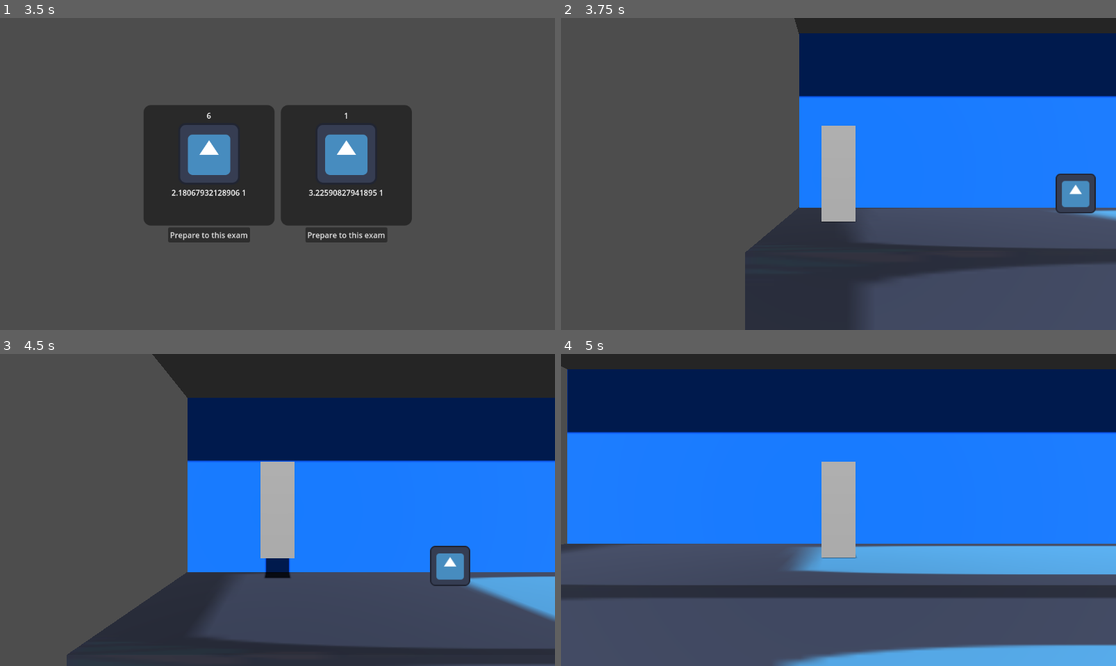
Above: before the commit, frames 1-4 (two rows, left to right).
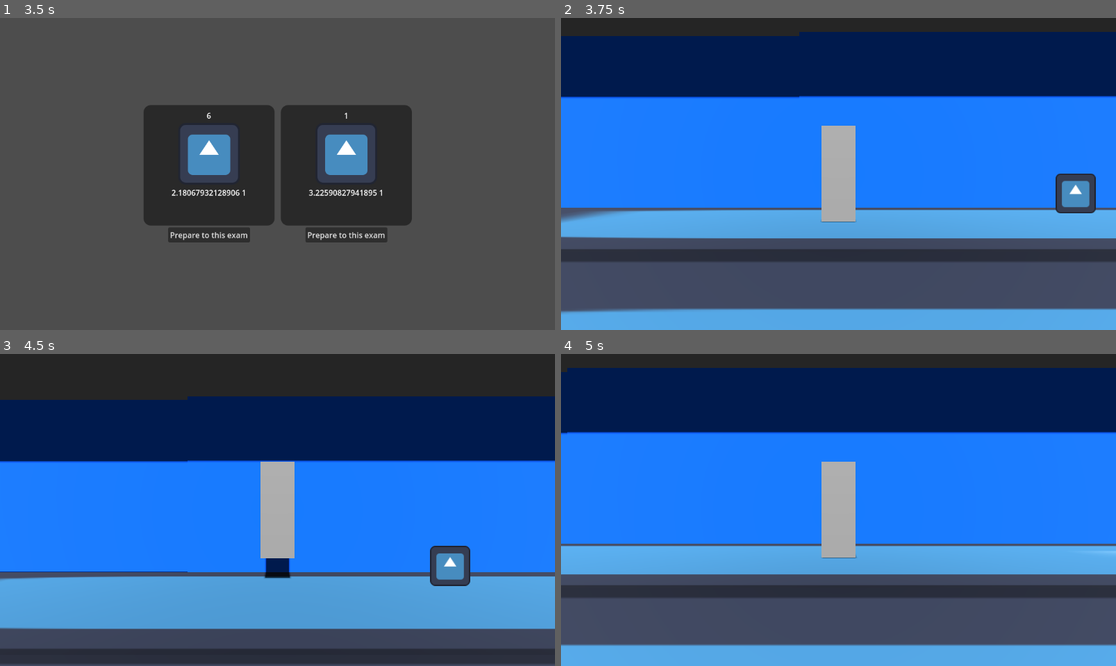
Above: after the commit, the same moments.

Repository: sudo-m3z1m/MakeItBeforeTheTest
Game: Godot game, scene res://Prefabs/UI/main_manu.tscn
The game is run twice, just before and just after one commit, with the same random seed, the same clock (stepped at 60 frames per second) and the same inputs. The engine's default icon, where the game draws it, is replaced by a stand-in: a white triangle on a blue panel in a dark square.
Inputs:
- Up to frame 1 (3.5 s): click "Play!" at 0.5 s; click "Play on computer" at 1.25 s; click "Play on computer" at 2 s; click "Prepare to passing exam" at 2.75 s
- Up to frame 2 (3.75 s): click "Prepare to this exam" at 3.5 s
- Up to frame 3 (4.5 s): tap Enter (ui_accept) at 4.25 s; hold D (Right) from 4.28 s (still down)
- Up to frame 4 (5 s): keep holding D (Right); tap Enter (ui_accept) at 4.52 s

Frame 1 is identical in both runs. In frame 2, 49% of the frame differs, in the area x 0-100%, y 0-100%; in frame 3, 42%; in frame 4, 9.5%.

Commit message:
remaded upstairs and maded some new floors. Need to remake upstairs.

Diff:
--- a/Prefabs/Univercity/test_scene.tscn
+++ b/Prefabs/Univercity/test_scene.tscn
@@ -18,9 +18,9 @@
 [node name="TestScene" type="Node3D"]
 
 [node name="CSGBox3D" type="CSGBox3D" parent="."]
-transform = Transform3D(1, 0, 0, 0, 1, 0, 0, 0, 1, 31.0382, -2.41226, 0.33829)
+transform = Transform3D(1, 0, 0, 0, 1, 0, 0, 0, 1, 20.9942, -2.41226, 0.33829)
 use_collision = true
-size = Vector3(65.3602, 5.31885, 3.83179)
+size = Vector3(85.4482, 5.31885, 3.83179)
 material = SubResource("StandardMaterial3D_qrxs7")
 
 [node name="Player" parent="." instance=ExtResource("2_kblx5")]
@@ -34,7 +34,7 @@
 transform = Transform3D(1, 0, 0, 0, 1, 0, 0, 0, 1, 40.9258, 8.97884, 0)
 
 [node name="CSGBox3D" type="CSGBox3D" parent="ExamDoor"]
-transform = Transform3D(1, 0, 0, 0, 1, 0, 0, 0, 1, 0.601501, 0.364999, -0.240967)
+transform = Transform3D(1, 0, 0, 0, 1, 0, 0, 0, 1, 0.601501, 0.409887, -0.240967)
 size = Vector3(2.203, 3.59717, 1.48193)
 
 [node name="ItemPickabe" parent="." instance=ExtResource("4_wuphq")]
@@ -42,26 +42,101 @@
 item_path = "res://Prefabs/Items/smartphone.gd"
 
 [node name="Wall" type="CSGBox3D" parent="."]
-transform = Transform3D(1, 0, 0, 0, 1, 0, 0, 0, 1, 21.9837, 11.6421, -5.99272)
+transform = Transform3D(1, 0, 0, 0, 1, 0, 0, 0, 1, 21.9837, 17.3467, -5.99272)
 use_collision = true
-size = Vector3(47.2165, 22.9422, 9.18701)
+size = Vector3(47.2165, 34.3514, 9.18701)
 material = SubResource("StandardMaterial3D_ilteh")
 
 [node name="Upstairs" parent="." instance=ExtResource("5_ohu2p")]
 transform = Transform3D(1.6, 0, 0, 0, 1.6, 0, 0, 0, 1.6, 55.9267, 0.0287373, -6.62322)
 
+[node name="Upstairs2" parent="." instance=ExtResource("5_ohu2p")]
+transform = Transform3D(1.6, 0, 0, 0, 1.6, 0, 0, 0, 1.6, -11.9305, 0.0287373, -6.62322)
+
+[node name="Upstairs3" parent="." instance=ExtResource("5_ohu2p")]
+transform = Transform3D(1.6, 0, 0, 0, 1.6, 0, 0, 0, 1.6, 55.9267, 7.47432, -6.62322)
+
+[node name="FrontWall" parent="Upstairs3" index="0"]
+transform = Transform3D(1, 0, 0, 0, 1, 0, 0, 0, 1, 0, 3.78432, 3.18041)
+
+[node name="CSGBox3D2" parent="Upstairs3/FirstFloorCell/FirstFloor" index="0"]
+visible = true
+
+[node name="Upstairs4" parent="." instance=ExtResource("5_ohu2p")]
+transform = Transform3D(1.6, 0, 0, 0, 1.6, 0, 0, 0, 1.6, -11.9544, 7.47432, -6.62322)
+
+[node name="FrontWall" parent="Upstairs4" index="0"]
+transform = Transform3D(1, 0, 0, 0, 1, 0, 0, 0, 1, 0, 3.78432, 3.18041)
+
+[node name="CSGBox3D2" parent="Upstairs4/FirstFloorCell/FirstFloor" index="0"]
+visible = true
+
+[node name="Upstairs5" parent="." instance=ExtResource("5_ohu2p")]
+transform = Transform3D(1.6, 0, 0, 0, 1.6, 0, 0, 0, 1.6, -11.9544, 14.9386, -6.62322)
+
+[node name="FrontWall" parent="Upstairs5" index="0"]
+transform = Transform3D(1, 0, 0, 0, 1, 0, 0, 0, 1, 0, 3.78432, 3.18041)
+
+[node name="CSGBox3D2" parent="Upstairs5/FirstFloorCell/FirstFloor" index="0"]
+visible = true
+
+[node name="Upstairs6" parent="." instance=ExtResource("5_ohu2p")]
+transform = Transform3D(1.6, 0, 0, 0, 1.6, 0, 0, 0, 1.6, -11.9544, 22.3656, -6.62322)
+
+[node name="FrontWall" parent="Upstairs6" index="0"]
+transform = Transform3D(1, 0, 0, 0, 1, 0, 0, 0, 1, 0, 3.78432, 3.18041)
+
+[node name="CSGBox3D2" parent="Upstairs6/FirstFloorCell/FirstFloor" index="0"]
+visible = true
+
+[node name="Upstairs7" parent="." instance=ExtResource("5_ohu2p")]
+transform = Transform3D(1.6, 0, 0, 0, 1.6, 0, 0, 0, 1.6, 55.927, 22.366, -6.623)
+
+[node name="FrontWall" parent="Upstairs7" index="0"]
+transform = Transform3D(1, 0, 0, 0, 1, 0, 0, 0, 1, 0, 3.78432, 3.18041)
+
+[node name="CSGBox3D2" parent="Upstairs7/FirstFloorCell/FirstFloor" index="0"]
+visible = true
+
+[node name="Upstairs8" parent="." instance=ExtResource("5_ohu2p")]
+transform = Transform3D(1.6, 0, 0, 0, 1.6, 0, 0, 0, 1.6, 55.927, 14.939, -6.623)
+
+[node name="FrontWall" parent="Upstairs8" index="0"]
+transform = Transform3D(1, 0, 0, 0, 1, 0, 0, 0, 1, 0, 3.78432, 3.18041)
+
+[node name="CSGBox3D2" parent="Upstairs8/FirstFloorCell/FirstFloor" index="0"]
+visible = true
+
 [node name="SecondFloor" type="CSGBox3D" parent="."]
-transform = Transform3D(1, 0, 0, 0, 1, 0, 0, 0, 1, 31.146, 7.48546, 0.359741)
+transform = Transform3D(1, 0, 0, 0, 1, 0, 0, 0, 1, 21.5292, 7.53035, 0.359741)
 use_collision = true
-size = Vector3(65.5642, 0.162109, 3.76733)
+size = Vector3(84.7977, 0.162109, 3.76733)
 
 [node name="ThirdFloor" type="CSGBox3D" parent="."]
-transform = Transform3D(1, 0, 0, 0, 1, 0, 0, 0, 1, 31.146, 14.8803, 0.465437)
+transform = Transform3D(1, 0, 0, 0, 1, 0, 0, 0, 1, 21.3891, 15.0081, 0.465437)
 use_collision = true
-size = Vector3(65.5642, 0.162109, 3.76733)
+size = Vector3(85.078, 0.162109, 3.76733)
+
+[node name="ThirdFloor2" type="CSGBox3D" parent="."]
+transform = Transform3D(1, 0, 0, 0, 1, 0, 0, 0, 1, 21.389, 22.432, 0.465)
+use_collision = true
+size = Vector3(85.078, 0.2, 3.767)
+
+[node name="ThirdFloor3" type="CSGBox3D" parent="."]
+transform = Transform3D(1, 0, 0, 0, 1, 0, 0, 0, 1, 21.389, 29.8567, 0.465)
+use_collision = true
+size = Vector3(85.078, 0.2, 3.767)
 
 [node name="WorldEnvironment" type="WorldEnvironment" parent="."]
 environment = SubResource("Environment_kc4n5")
 
 [node name="Crowd" parent="." instance=ExtResource("6_2igg3")]
 transform = Transform3D(1, 0, 0, 0, 1, 0, 0, 0, 2.44321, 31.253, 0.968542, 0)
+speed_decrease_multiplier = 0.1
+
+[editable path="Upstairs3"]
+[editable path="Upstairs4"]
+[editable path="Upstairs5"]
+[editable path="Upstairs6"]
+[editable path="Upstairs7"]
+[editable path="Upstairs8"]
--- a/Prefabs/Univercity/upstairs.tscn
+++ b/Prefabs/Univercity/upstairs.tscn
@@ -10,23 +10,18 @@
 [node name="Upstairs" type="Node3D"]
 
 [node name="FrontWall" type="CSGBox3D" parent="."]
-transform = Transform3D(1, 0, 0, 0, 1, 0, 0, 0, 1, 0, 7.28157, 3.18041)
+transform = Transform3D(1, 0, 0, 0, 1, 0, 0, 0, 1, 0, 3.78432, 3.18041)
 use_collision = true
-size = Vector3(13.1016, 14.323, 0.142578)
+size = Vector3(13.1016, 7.32849, 0.142578)
 material = SubResource("StandardMaterial3D_iy3iq")
 
 [node name="CSGBox3D" type="CSGBox3D" parent="FrontWall"]
-transform = Transform3D(1, 0, 0, 0, 1, 0, 0, 0, 1, -4.75735, -6.09024, 0)
+transform = Transform3D(1, 0, 0, 0, 1, 0, 0, 0, 1, -4.75735, -2.59299, 0)
 operation = 2
 size = Vector3(2.6665, 2.21979, 1)
 
 [node name="CSGBox3D2" type="CSGBox3D" parent="FrontWall"]
-transform = Transform3D(1, 0, 0, 0, 1, 0, 0, 0, 1, -4.75735, -1.52813, 0)
-operation = 2
-size = Vector3(2.6665, 2.21979, 1)
-
-[node name="CSGBox3D3" type="CSGBox3D" parent="FrontWall"]
-transform = Transform3D(1, 0, 0, 0, 1, 0, 0, 0, 1, -4.75735, 3.09685, 0)
+transform = Transform3D(1, 0, 0, 0, 1, 0, 0, 0, 1, -4.75735, 1.96912, 0)
 operation = 2
 size = Vector3(2.6665, 2.21979, 1)
 
@@ -36,6 +31,12 @@
 transform = Transform3D(1, 0, 0, 0, 1, 0, 0, 0, 1, 0, 0, 0.00952148)
 use_collision = true
 size = Vector3(13.0566, 0.2, 6.50342)
+
+[node name="CSGBox3D2" type="CSGBox3D" parent="FirstFloorCell/FirstFloor"]
+transform = Transform3D(1, 0, 0, 0, 1, 0, 0, 0, 1, 1.09308, 0.0933404, -0.866683)
+visible = false
+operation = 2
+size = Vector3(8.18396, 0.678711, 3.92368)
 
 [node name="FirstMiddleFloor" type="CSGBox3D" parent="FirstFloorCell"]
 transform = Transform3D(1, 0, 0, 0, 1, 0, 0, 0, 1, -0.127147, 2.44081, 0)
@@ -64,37 +65,3 @@
 transform = Transform3D(1, 0, 0, 0, 1, 0, 0, 0, 1, 1.09308, -0.20766, -0.857162)
 operation = 2
 size = Vector3(8.18396, 0.678711, 3.92368)
-
-[node name="Stairs3" parent="SecondFloorCell" instance=ExtResource("1_2kw4a")]
-transform = Transform3D(-1, 0, -8.74228e-08, 0, 1, 0, 8.74228e-08, 0, -1, 0, 5.2134, 0)
-
-[node name="SecondMiddleFloor" type="CSGBox3D" parent="SecondFloorCell"]
-transform = Transform3D(1, 0, 0, 0, 1, 0, 0, 0, 1, -0.127147, 7.08232, 0)
-use_collision = true
-size = Vector3(13.0566, 0.2, 6.48438)
-
-[node name="CSGBox3D" type="CSGBox3D" parent="SecondFloorCell/SecondMiddleFloor"]
-transform = Transform3D(1, 0, 0, 0, 1, 0, 0, 0, 1, -0.730606, -0.20766, 0.0578384)
-operation = 2
-size = Vector3(7.61832, 0.678711, 2.09367)
-
-[node name="Stairs4" parent="SecondFloorCell" instance=ExtResource("1_2kw4a")]
-transform = Transform3D(1, 0, 0, 0, 1, 0, 0, 0, 1, 0, 7.43651, -1.91598)
-
-[node name="ThirdFloorCell" type="Node3D" parent="."]
-
-[node name="ThirdFloor" type="CSGBox3D" parent="ThirdFloorCell"]
-transform = Transform3D(1, 0, 0, 0, 1, 0, 0, 0, 1, 0, 9.2954, 0)
-use_collision = true
-size = Vector3(13.0566, 0.2, 6.48438)
-
-[node name="CSGBox3D" type="CSGBox3D" parent="ThirdFloorCell/ThirdFloor"]
-transform = Transform3D(1, 0, 0, 0, 1, 0, 0, 0, 1, 1.09308, -0.20766, -0.857162)
-operation = 2
-size = Vector3(8.18396, 0.678711, 3.92368)
-
-[node name="Stairs5" parent="ThirdFloorCell" instance=ExtResource("1_2kw4a")]
-transform = Transform3D(-1, 0, -8.74228e-08, 0, 1, 0, 8.74228e-08, 0, -1, 0, 9.91825, 0)
-
-[node name="CameraPosition" type="Marker3D" parent="."]
-transform = Transform3D(1, 0, 0, 0, 1, 0, 0, 0, 1, 0, 9, 15)
